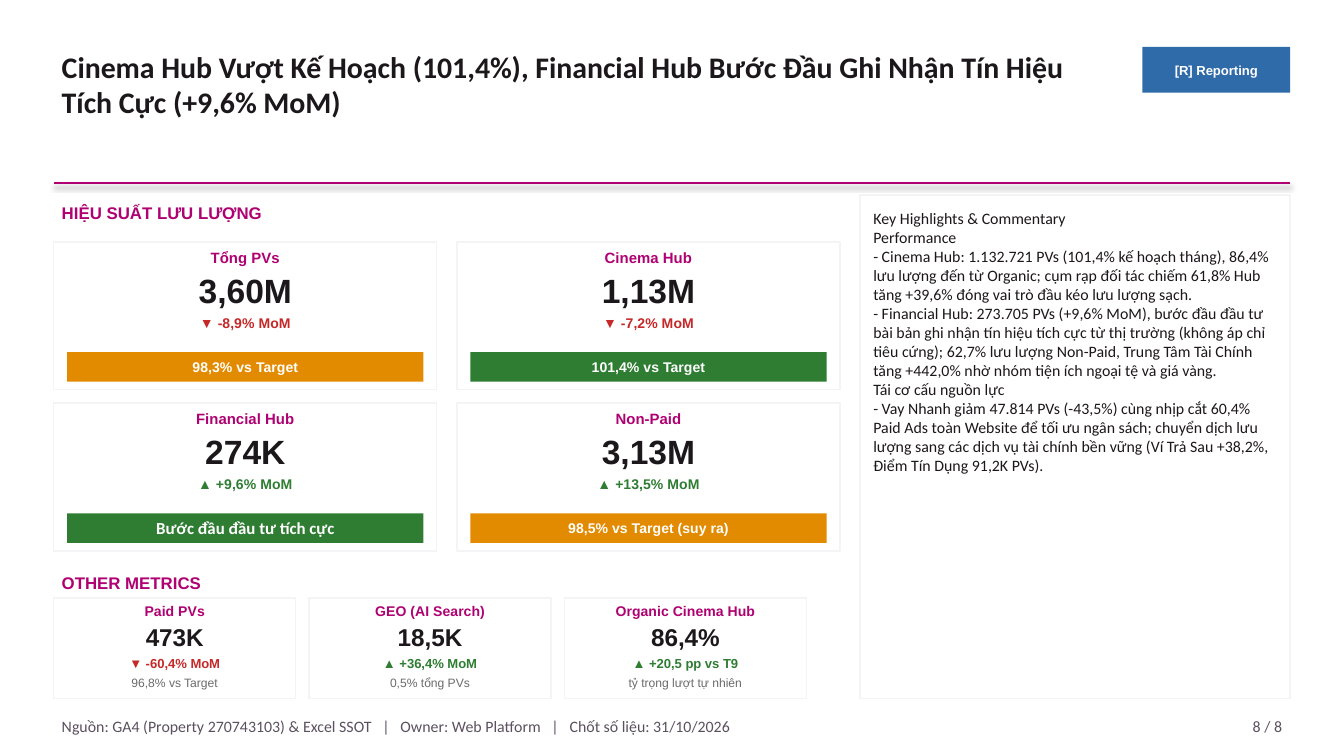
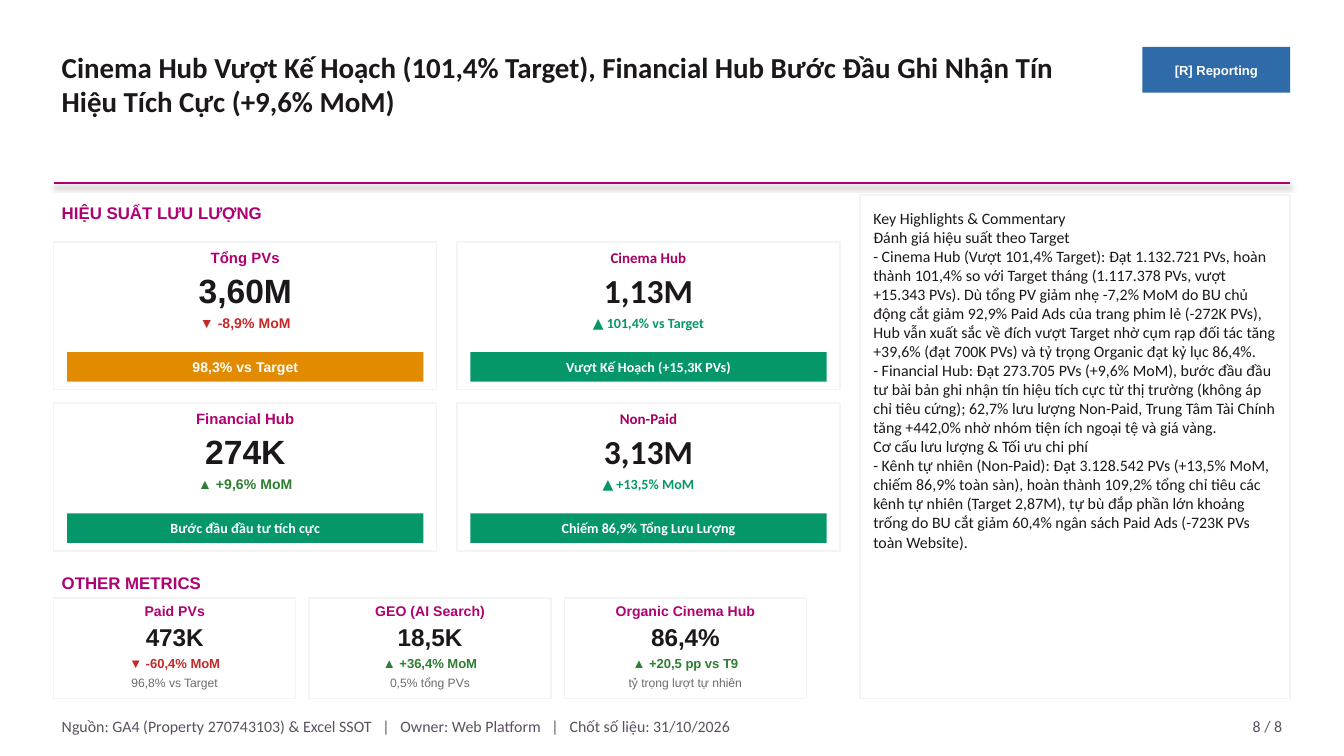
Before and after one commit to stormhoang/hienho-knowledgebase, a slide deck: slide 8 of 07_REPORTS/docs/presentations/Web_Platform_Thang_10_2026_Pyramid.pptx. Drawn at 1344x756 pixels with LibreOffice and Linux fonts; fonts in the diff are those of the drawing. Boxes give left, top, right and bottom in pixels: in the first picture for what was removed or moved away, otherwise in the second. Text is boxed around its words. In the diff, an @@ line names an element or a change of style, - is before the commit and + after.

Commit message:
fix(report): reconcile Cinema Hub on target (101.4%) and remove 'suy ra' from Non-Paid

```diff
--- a/07_REPORTS/docs/presentations/Web_Platform_Thang_10_2026_Pyramid.pptx
+++ b/07_REPORTS/docs/presentations/Web_Platform_Thang_10_2026_Pyramid.pptx
@@ text at box(62, 56, 1053, 117): text changed; size 16 to 15.5 pt @@
-Cinema Hub Vượt Kế Hoạch (101,4%), Financial Hub Bước Đầu Ghi Nhận Tín Hiệu Tích Cực (+9,6% MoM)
+Cinema Hub Vượt Kế Hoạch (101,4% Target), Financial Hub Bước Đầu Ghi Nhận Tín Hiệu Tích Cực (+9,6% MoM)
@@ text in rectangle at box(873, 213, 1276, 550): text changed @@
-Key Highlights & Commentary
-Performance
-- Cinema Hub: 1.132.721 PVs (101,4% kế hoạch tháng), 86,4% lưu lượng đến từ Organic; cụm rạp đối tác chiếm 61,8% Hub tăng +39,6% đóng vai trò đầu kéo lưu lượng sạch.
-- Financial Hub: 273.705 PVs (+9,6% MoM), bước đầu đầu tư bài bản ghi nhận tín hiệu tích cực từ thị trường (không áp chỉ tiêu cứng); 62,7% lưu lượng Non-Paid, Trung Tâm Tài Chính tăng +442,0% nhờ nhóm tiện ích ngoại tệ và giá vàng.
-Tái cơ cấu nguồn lực
-- Vay Nhanh giảm 47.814 PVs (-43,5%) cùng nhịp cắt 60,4% Paid Ads toàn Website để tối ưu ngân sách; chuyển dịch lưu lượng sang các dịch vụ tài chính bền vững (Ví Trả Sau +38,2%, Điểm Tín Dụng 91,2K PVs).
+Key Highlights & Commentary
+Đánh giá hiệu suất theo Target
+- Cinema Hub (Vượt 101,4% Target): Đạt 1.132.721 PVs, hoàn thành 101,4% so với Target tháng (1.117.378 PVs, vượt +15.343 PVs). Dù tổng PV giảm nhẹ -7,2% MoM do BU chủ động cắt giảm 92,9% Paid Ads của trang phim lẻ (-272K PVs), Hub vẫn xuất sắc về đích vượt Target nhờ cụm rạp đối tác tăng +39,6% (đạt 700K PVs) và tỷ trọng Organic đạt kỷ lục 86,4%.
+- Financial Hub: Đạt 273.705 PVs (+9,6% MoM), bước đầu đầu tư bài bản ghi nhận tín hiệu tích cực từ thị trường (không áp chỉ tiêu cứng); 62,7% lưu lượng Non-Paid, Trung Tâm Tài Chính tăng +442,0% nhờ nhóm tiện ích ngoại tệ và giá vàng.
+Cơ cấu lưu lượng & Tối ưu chi phí
+- Kênh tự nhiên (Non-Paid): Đạt 3.128.542 PVs (+13,5% MoM, chiếm 86,9% toàn sàn), hoàn thành 109,2% tổng chỉ tiêu các kênh tự nhiên (Target 2,87M), tự bù đắp phần lớn khoảng trống do BU cắt giảm 60,4% ngân sách Paid Ads (-723K PVs toàn Website).
@@ text in rectangle at box(604, 252, 693, 308): font Arial to Calibri in "Cinema Hub", "1,13M"; text colour #AF0171 to #A50064 in "Cinema Hub" @@
@@ text in rectangle at box(607, 318, 704, 331): text changed; font Arial to Calibri; text colour #C62828 to #059669 @@
-▼ -7,2% MoM
+▲ 101,4% vs Target
@@ rectangle "Vượt Kế Hoạch (+15,3K PVs)" at box(470, 352, 827, 382): fill #2E7D32 to #059669 @@
@@ text in rectangle at box(566, 361, 730, 375): text changed; font Arial to Calibri @@
-101,4% vs Target
+Vượt Kế Hoạch (+15,3K PVs)
@@ rectangle "Non-Paid" at box(457, 403, 840, 551): font Arial to Calibri; text colour #AF0171 to #A50064 in "Non-Paid"; text colour #2E7D32 to #059669 in "▲ +13,5% MoM" @@
@@ rectangle "Bước đầu đầu tư tích ..." at box(67, 513, 423, 543): size 9 to 7.5 pt; fill #2E7D32 to #059669 @@
@@ rectangle "Chiếm 86,9% Tổng Lưu Lượng" at box(470, 513, 827, 543): fill #E38B00 to #059669 @@
@@ text in rectangle at box(562, 522, 735, 536): text changed; font Arial to Calibri @@
-98,5% vs Target (suy ra)
+Chiếm 86,9% Tổng Lưu Lượng
```
Also in this commit, not shown: 2 other slides changed, 1 other file.
